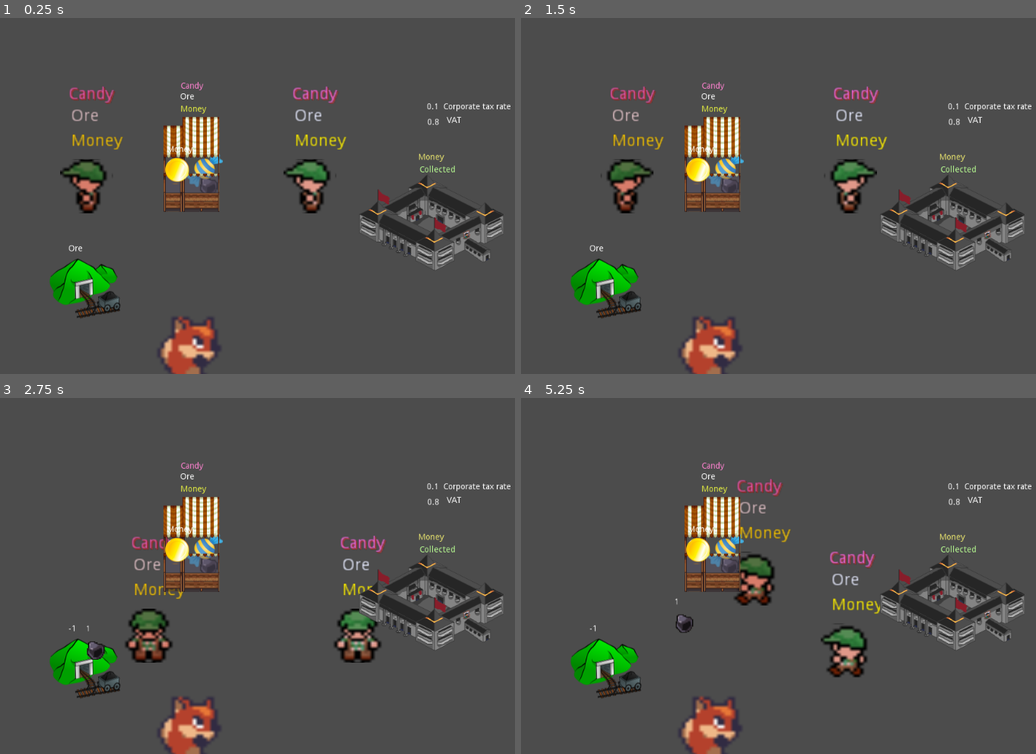
Above: before the commit, frames 1-4 (two rows, left to right).
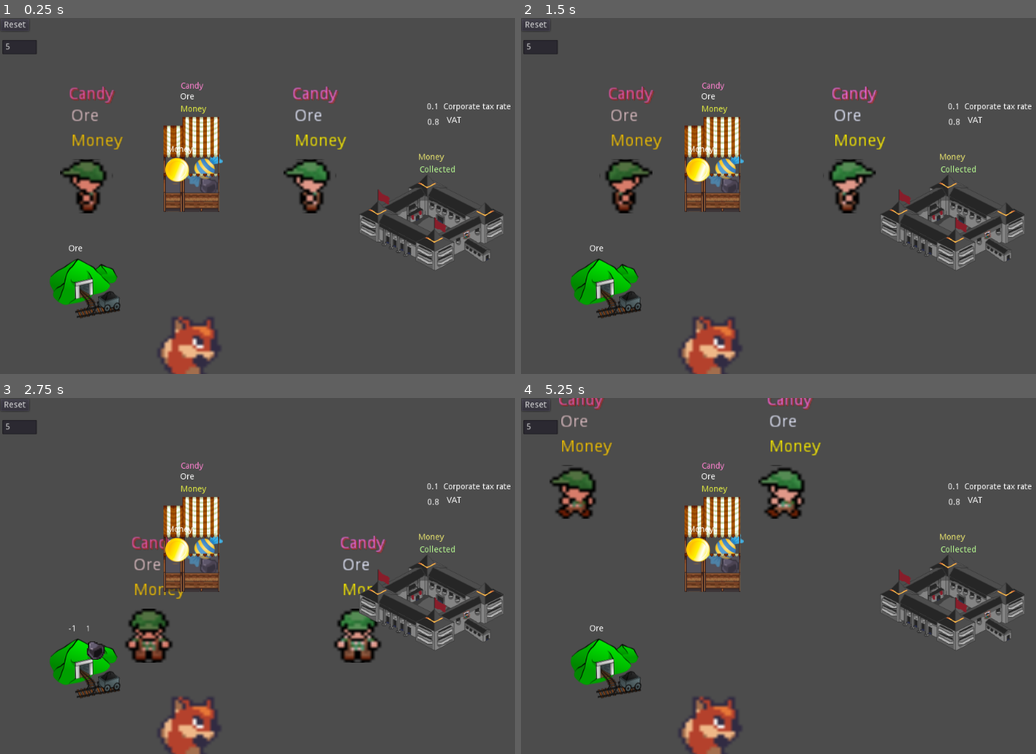
Above: after the commit, the same moments.

Repository: carlostgit/taxes
Game: Godot game, scene res://Control.tscn
The game is run twice, just before and just after one commit, with the same random seed, the same clock (stepped at 60 frames per second) and the same inputs. Before the commit the project starts from res://Node2D.tscn.
Inputs (mouse positions are in pixels of both pictures, inside the frame that each line leads up to):
- Up to frame 1 (0.25 s): no input
- Up to frame 2 (1.5 s): click (536, 25) at 0.5 s, where only the run after the commit has a clickable "Reset"; hold Right (ui_right) from 1.28 s (still down)
- Up to frame 3 (2.75 s): release Right (ui_right) at 2.03 s; hold Down (ui_down) from 2.03 s (still down)
- Up to frame 4 (5.25 s): release Down (ui_down) at 2.78 s; hold Right (ui_right) 2.78-3.53 s; hold Up (ui_up) 3.53-4.28 s; hold Left (ui_left) from 4.28 s (still down)

The runs differ from the first frame. In frame 1, 0.3% of the frame differs, in the area x 0-8%, y 0-11%; in frame 2, 2.1%; in frame 3, 0.3%; in frame 4, 5.6%, in the area x 0-70%, y 0-79%.

Commit message:
Se añade una escena control para configurar parámetros y resetear

Diff:
--- /dev/null
+++ b/Control.gd
@@ -0,0 +1,30 @@
+extends Control
+
+# Declare member variables here. Examples:
+# var a = 2
+# var b = "text"
+const main_scene_res = preload("res://Node2D.tscn")
+
+# Called when the node enters the scene tree for the first time.
+func _ready():
+	pass # Replace with function body.
+
+# Called every frame. 'delta' is the elapsed time since the previous frame.
+#func _process(delta):
+#	pass
+
+
+func _on_Button_pressed():
+	var corp_tax_text = $LineEdit.get_text()
+	var corp_tax_value = float(corp_tax_text)
+#	$Node2D.reset()
+	for node in self.get_children():
+		if(node.is_in_group("main_scene_group")):
+			node.queue_free()
+	if ($Node2D):
+		$Node2D.queue_free()
+	var new_main_scene = main_scene_res.instance()
+	self.add_child(new_main_scene)
+	new_main_scene.add_to_group("main_scene_group")
+	new_main_scene.set_corporate_tax(corp_tax_value)
+	pass # Replace with function body.
--- /dev/null
+++ b/Control.tscn
@@ -0,0 +1,26 @@
+[gd_scene load_steps=3 format=2]
+
+[ext_resource path="res://Control.gd" type="Script" id=1]
+[ext_resource path="res://Node2D.tscn" type="PackedScene" id=2]
+
+[node name="Control" type="Control"]
+anchor_right = 1.0
+anchor_bottom = 1.0
+script = ExtResource( 1 )
+
+[node name="Button" type="Button" parent="."]
+margin_left = 1.0
+margin_top = 2.0
+margin_right = 49.0
+margin_bottom = 22.0
+text = "Reset"
+
+[node name="LineEdit" type="LineEdit" parent="."]
+margin_left = 4.0
+margin_top = 37.0
+margin_right = 62.0
+margin_bottom = 61.0
+text = "5"
+
+[node name="Node2D" parent="." instance=ExtResource( 2 )]
+[connection signal="pressed" from="Button" to="." method="_on_Button_pressed"]
--- a/Node2D.gd
+++ b/Node2D.gd
@@ -40,7 +40,10 @@
 #		ore.set_origin_destiny($Area2D_mine,$KinematicBody2D_worker)
 #		ore.set_value(1.0)
 #
-#	if Input.is_action_just_pressed("ui_right"):
+	if Input.is_action_just_pressed("ui_right"):
+		self.get_tree().reload_current_scene()
+
+
 #		$KinematicBody2D_worker.send_ore(1.0,$StaticBody2D_shop)
 	pass
 
@@ -51,3 +54,20 @@
 #	if body == $KinematicBody2D_worker:
 #		print ("worker")
 	pass
+
+
+
+#
+#func _on_Button_pressed():
+#	var corp_tax=float($LineEdit.get_text())
+#	self.get_tree().reload_current_scene()
+#	_corporate_tax_rate=corp_tax
+#	yield(get_tree().create_timer(0.5), "timeout")
+#	$Label_corporate_tax_rate.set_text(str(corp_tax))
+#	pass # Replace with function body.
+func reset():
+	self.get_tree().reload_current_scene()
+
+func set_corporate_tax(var corp_tax_arg):
+	_corporate_tax_rate=corp_tax_arg
+	$Label_corporate_tax_rate.set_text(str(corp_tax_arg))
--- a/project.godot
+++ b/project.godot
@@ -16,7 +16,7 @@
 [application]
 
 config/name="Taxes"
-run/main_scene="res://Node2D.tscn"
+run/main_scene="res://Control.tscn"
 config/icon="res://icon.png"
 
 [rendering]
